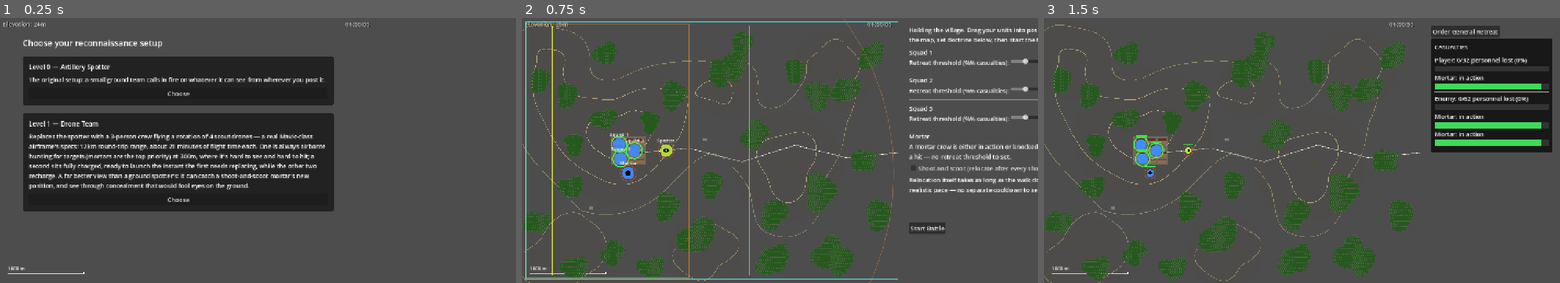
Above: before the commit, frames 1-3 (left to right).
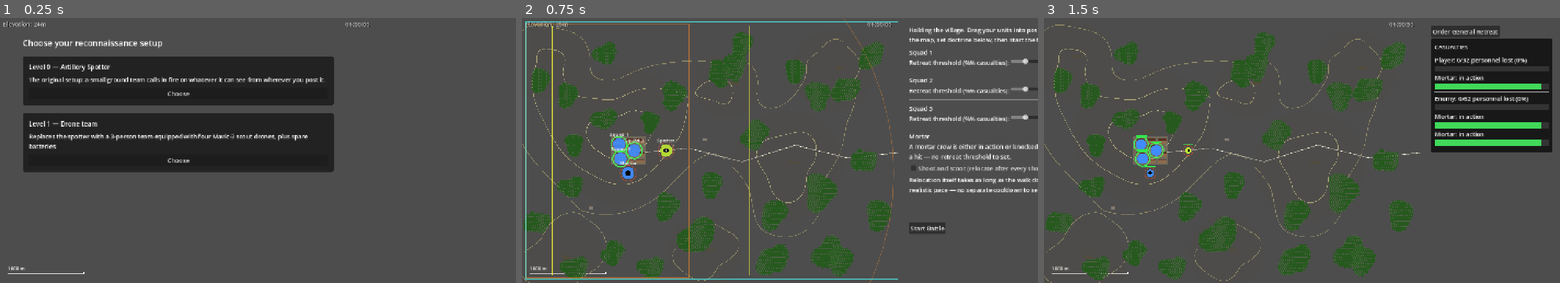
Above: after the commit, the same moments.

Repository: verybadcat/Drones
Game: Godot game, scene res://scenes/Main.tscn
Same seed, same stepped clock (60 frames per second), same inputs: the game is played once before the commit and once after it.
Inputs:
- Up to frame 1 (0.25 s): no input
- Up to frame 2 (0.75 s): click "Choose" at 0.5 s
- Up to frame 3 (1.5 s): click "Start Battle" at 1.25 s

The runs differ from the first frame. In frame 1, 11% of the frame differs, in the area x 4-65%, y 38-74%; in frame 2, nothing differs; in frame 3, nothing differs.

Commit message:
Stop a retreating squad's proximity from reading as danger to mortar targeting; simplify Level 1 blurb
A RETREATING squad is fleeing, not fighting, so it shouldn't score
danger just for being near a friendly unit the way an ACTIVE squad
does — that let a nearly-empty, retreating squad occasionally outrank
nearly-full, still-fighting squads for mortar fire. Danger now only
applies to targets still in the ACTIVE state, matching the same gate
the drone's own squad-danger search already uses.

Also trims the Level 1 level-select description down to a single line.

Co-Authored-By: Claude Sonnet 5 <noreply@anthropic.com>

Diff:
--- a/scripts/battle_manager.gd
+++ b/scripts/battle_manager.gd
@@ -2215,15 +2215,20 @@
 ## people actually there to hit); danger is _squad_danger_priority judged
 ## against `unit`'s OWN side (not unconditionally the player's — an enemy
 ## mortar weighing this cares about danger to the ENEMY side), zero for
-## anything that isn't a squad (a spotter or an already-fleeing mortar
-## crew poses no real danger to anyone). Both terms land on roughly the
-## same 0-10ish scale by construction (max pips 9, TARGET_PRIORITY_
-## SQUAD_MAX 10), so equal weights (GameConfig.MORTAR_TARGET_CASUALTY_
-## WEIGHT/_DANGER_WEIGHT) already balance them reasonably without needing
-## wildly different magnitudes.
+## anything that isn't a squad currently ACTIVE (a spotter, an
+## already-fleeing mortar crew, or a squad that's itself RETREATING poses
+## no real danger to anyone — it's pulling out, not fighting, so proximity
+## to a friendly alone shouldn't read as a threat; matches the same
+## state == ACTIVE gate _drone_search_target already applies to its own
+## squad-danger scoring). Both terms land on roughly the same 0-10ish
+## scale by construction (max pips 9, TARGET_PRIORITY_SQUAD_MAX 10), so
+## equal weights (GameConfig.MORTAR_TARGET_CASUALTY_WEIGHT/_DANGER_WEIGHT)
+## already balance them reasonably without needing wildly different
+## magnitudes.
 func _mortar_target_value(unit: Unit, target: Unit) -> float:
 	var casualty_value: float = float(target.pips)
-	var danger_value: float = _squad_danger_priority(target, unit.team) if target.kind == Unit.Kind.SQUAD else 0.0
+	var is_active_squad: bool = target.kind == Unit.Kind.SQUAD and target.state == Unit.State.ACTIVE
+	var danger_value: float = _squad_danger_priority(target, unit.team) if is_active_squad else 0.0
 	return GameConfig.MORTAR_TARGET_CASUALTY_WEIGHT * casualty_value + GameConfig.MORTAR_TARGET_DANGER_WEIGHT * danger_value
 
 
--- a/scripts/level_select_screen.gd
+++ b/scripts/level_select_screen.gd
@@ -28,8 +28,8 @@
 		GameConfig.ReconMode.SPOTTER
 	))
 	root.add_child(_build_option(
-		"Level 1 — Drone Team",
-		"Replaces the spotter with a 3-person crew flying a rotation of 4 scout drones — a real Mavic-class airframe's specs: 12km round-trip range, about 21 minutes of flight time each. One is always airborne hunting for targets (mortars are the top priority) at 300m, where it's hard to see and hard to hit; a second sits fully charged, ready to launch the instant the first needs replacing, while the other two recharge. A far better view than a ground spotter's: it can catch a shoot-and-scoot mortar's new position, and see through concealment that would fool eyes on the ground.",
+		"Level 1 — Drone team",
+		"Replaces the spotter with a 3-person team equipped with four Mavic-3 scout drones, plus spare batteries",
 		GameConfig.ReconMode.DRONE_TEAM
 	))
 
